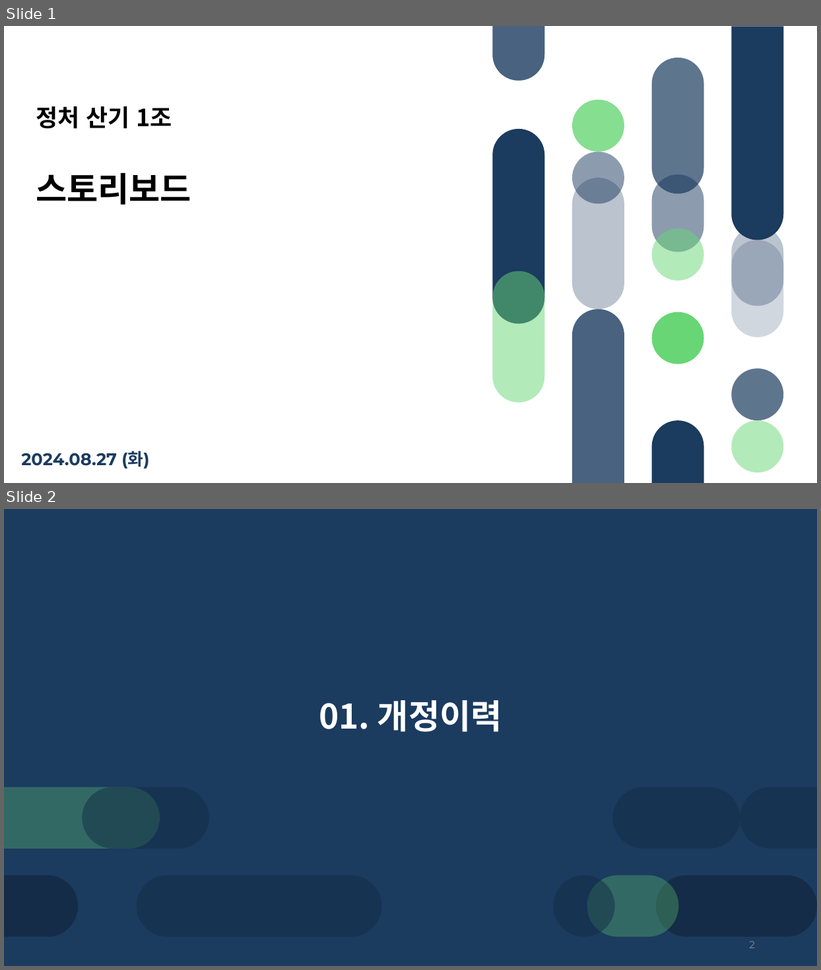
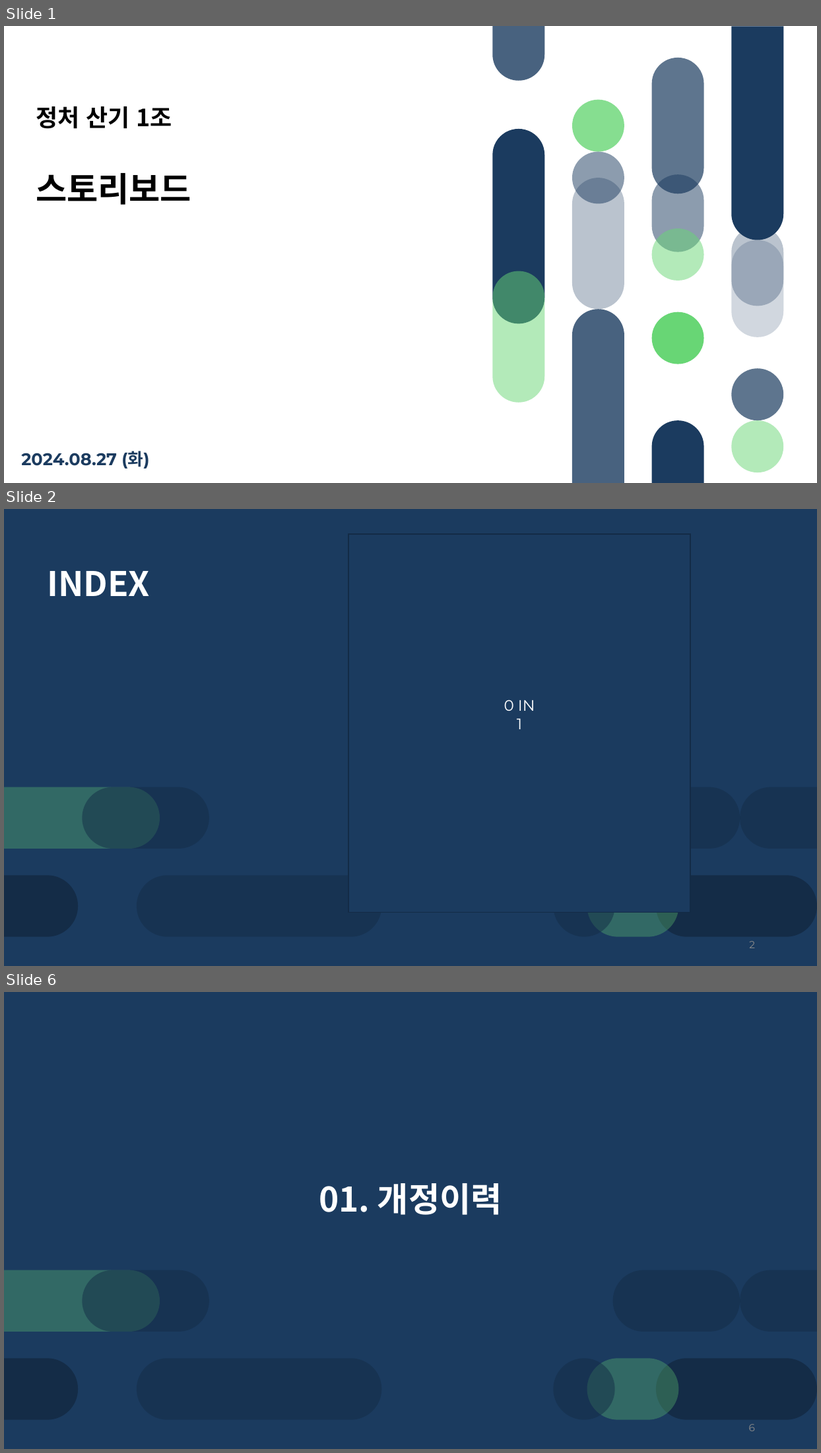
Before and after one commit to KIMGACHE/TEAM_1, a slide deck: 스토리보드 1조 조성현 수정본ver 0.3.pptx. Shown one above the other, each under a label of ours: slides 1 and 2 before the commit, slides 1, 2 and 6 after it; the slides between them are not shown. The pictures are 821x970 and 821x1453 pixels, drawn with LibreOffice and Linux fonts; fonts in the diff are those of the drawing. Boxes give left, top, right and bottom in pixels: in the first picture for what was removed or moved away, otherwise in the second. Text is boxed around its words. In the diff, an @@ line names an element or a change of style, - is before the commit and + after.

```diff
--- a/스토리보드 1조 조성현 수정본ver 0.3.pptx
+++ b/스토리보드 1조 조성현 수정본ver 0.3.pptx
@@ slide 2 added at [4, 509, 817, 966], background #1B3B5F @@
@@ rectangle added at [349, 534, 691, 913], fill #1B3B5F, outline #142C46 1 pt, 18 pt, text #FFFFFF @@
+0 IN
+1
@@ text added at [47, 571, 150, 596], 40 pt, text #FFFFFF, bold @@
+INDEX
@@ group added at [4, 787, 817, 849]: 2 freeform shapes, 2 rounded rectangles @@
@@ group added at [4, 875, 817, 937]: 3 rounded rectangles, 1 ellipse, 1 freeform shape @@
@@ page number added at [749, 941, 755, 949], 12 pt, text #8C8C8C @@
+2
@@ what was slide 2 is now slide 6 @@
@@ page number at [749, 1424, 755, 1432]: text changed @@
-2
+6
```
Also in this commit, not shown: 2 slides changed, 3 other slides added.
